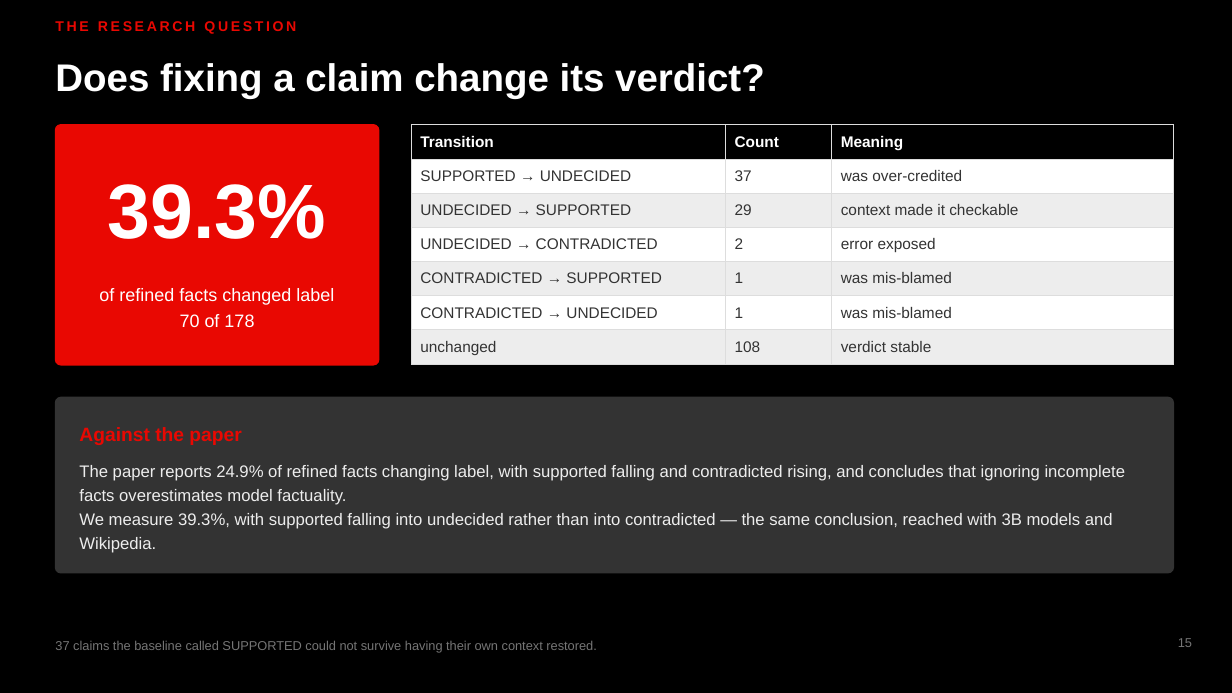
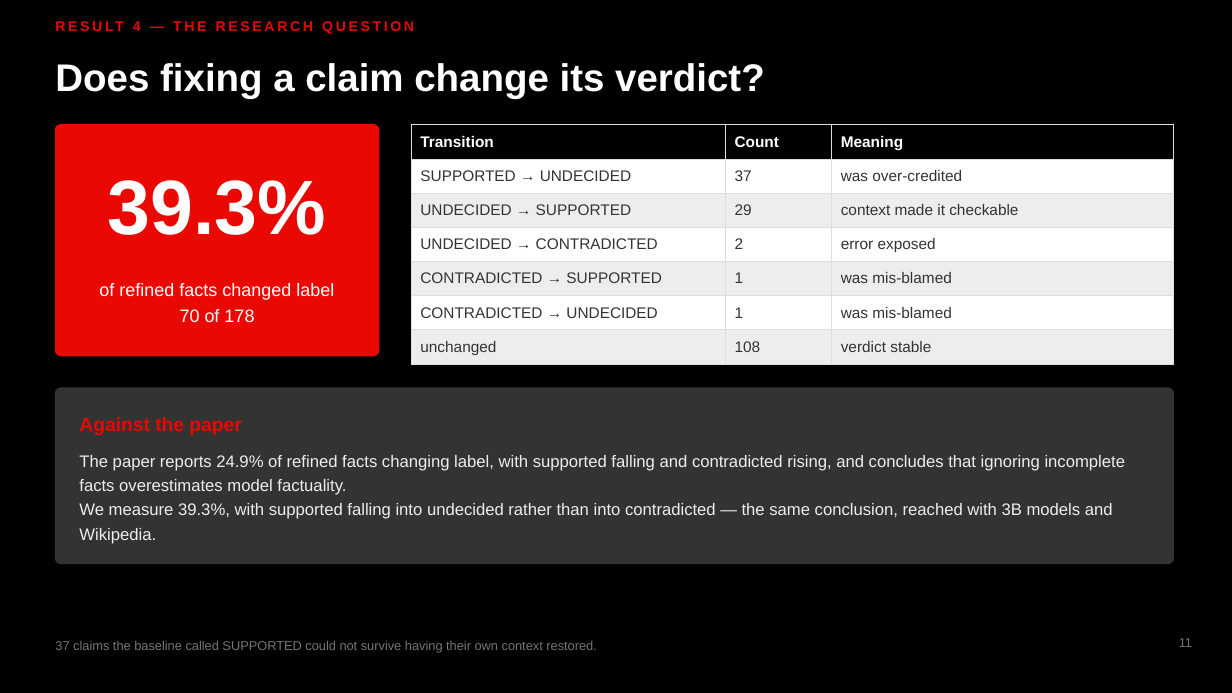
Before and after one commit to MadhavKrishna06/Verifact-Lite, a slide deck: slide 11 of presentation/VERIFACT-Lite-TTU.pptx (slide 15 before the commit). Drawn at 1232x693 pixels with LibreOffice and Linux fonts; fonts in the diff are those of the drawing. Boxes give left, top, right and bottom in pixels: in the first picture for what was removed or moved away, otherwise in the second. Text is boxed around its words. In the diff, an @@ line names an element or a change of style, - is before the commit and + after.

```diff
--- a/presentation/VERIFACT-Lite-TTU.pptx
+++ b/presentation/VERIFACT-Lite-TTU.pptx
@@ text at [133, 21, 184, 431]: text changed @@
-THE RESEARCH QUESTION
+RESULT 4 — THE RESEARCH QUESTION
@@ rounded rectangle: place and size @@
-rounded rectangle at [55, 125, 379, 365]
+rounded rectangle at [55, 125, 379, 356]
@@ rounded rectangle at [55, 125, 379, 356]: proportions changed @@
@@ text "39.3%": place and size @@
-text "39.3%" at [108, 184, 326, 239]
+text "39.3%" at [108, 180, 326, 235]
@@ text "of refined facts changed label": place and size @@
-text "of refined facts changed label" at [99, 288, 334, 327]
+text "of refined facts changed label" at [99, 283, 334, 322]
@@ 2 texts, 1 rounded rectangle: place and size @@
-2 texts, 1 rounded rectangle at [55, 397, 1174, 573]
+2 texts, 1 rounded rectangle at [55, 388, 1174, 564]
@@ page number at [1179, 638, 1192, 647]: text changed @@
-15
+11
```
Also in this commit, not shown: 13 other slides changed, 2 slides added, 7 slides removed, 1 other file.
